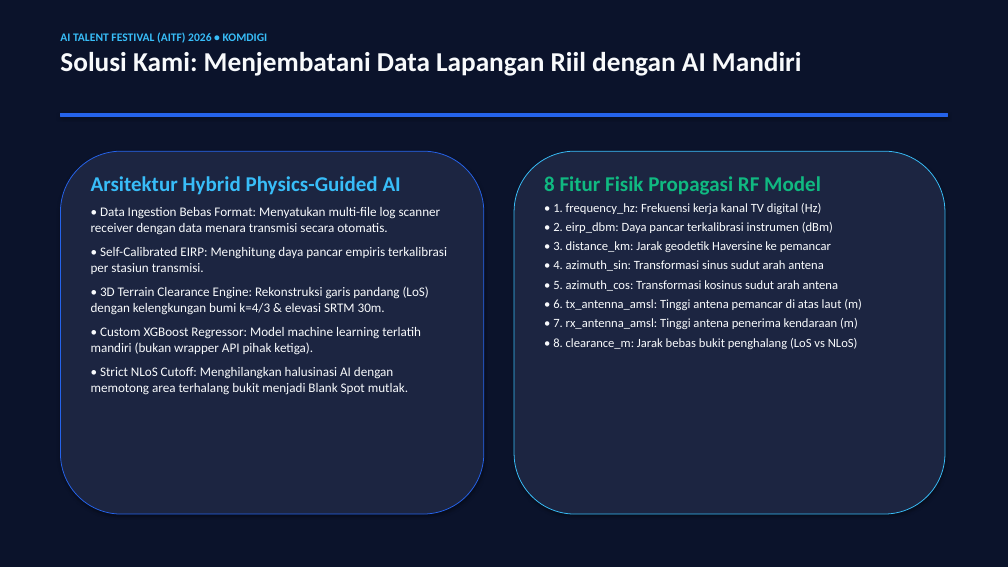
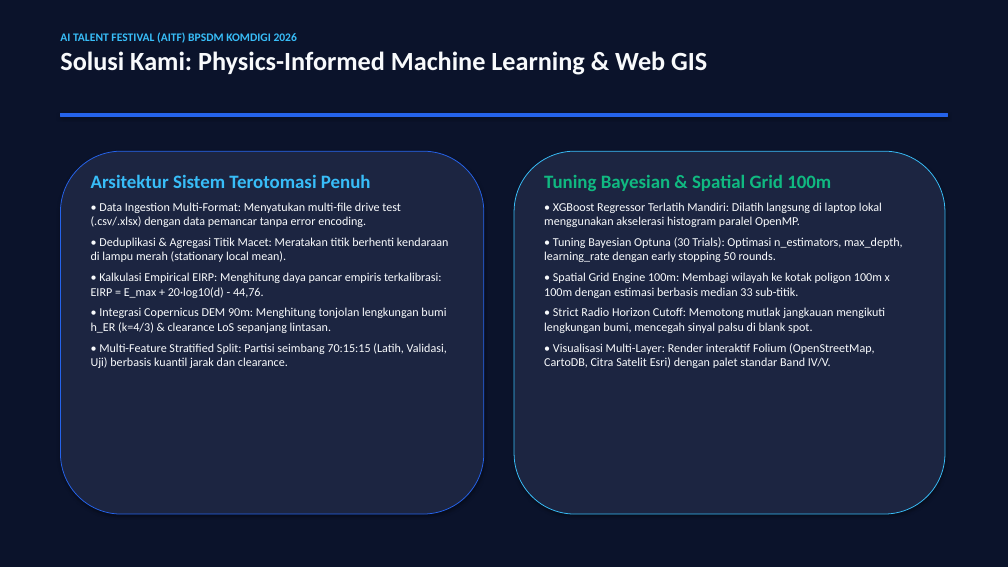
Before and after one commit to afissutaleal/dvbt2, a slide deck: slide 3 of docs/PRESENTASI_REALFIELDAI.pptx. Drawn at 1008x567 pixels with LibreOffice and Linux fonts; fonts in the diff are those of the drawing. Boxes give left, top, right and bottom in pixels: in the first picture for what was removed or moved away, otherwise in the second. Text is boxed around its words. In the diff, an @@ line names an element or a change of style, - is before the commit and + after.

```diff
--- a/docs/PRESENTASI_REALFIELDAI.pptx
+++ b/docs/PRESENTASI_REALFIELDAI.pptx
@@ text at bbox=[60, 32, 707, 75]: text changed; size 26 to 25 pt @@
-AI TALENT FESTIVAL (AITF) 2026 • KOMDIGI
-Solusi Kami: Menjembatani Data Lapangan Riil dengan AI Mandiri
+AI TALENT FESTIVAL (AITF) BPSDM KOMDIGI 2026
+Solusi Kami: Physics-Informed Machine Learning & Web GIS
@@ text at bbox=[91, 174, 449, 368]: text changed; size 12.5 to 11.5 pt @@
-Arsitektur Hybrid Physics-Guided AI
-• Data Ingestion Bebas Format: Menyatukan multi-file log scanner receiver dengan data menara transmisi secara otomatis.
-• Self-Calibrated EIRP: Menghitung daya pancar empiris terkalibrasi per stasiun transmisi.
-• 3D Terrain Clearance Engine: Rekonstruksi garis pandang (LoS) dengan kelengkungan bumi k=4/3 & elevasi SRTM 30m.
-• Custom XGBoost Regressor: Model machine learning terlatih mandiri (bukan wrapper API pihak ketiga).
-• Strict NLoS Cutoff: Menghilangkan halusinasi AI dengan memotong area terhalang bukit menjadi Blank Spot mutlak.
+Arsitektur Sistem Terotomasi Penuh
+• Data Ingestion Multi-Format: Menyatukan multi-file drive test (.csv/.xlsx) dengan data pemancar tanpa error encoding.
+• Deduplikasi & Agregasi Titik Macet: Meratakan titik berhenti kendaraan di lampu merah (stationary local mean).
+• Kalkulasi Empirical EIRP: Menghitung daya pancar empiris terkalibrasi: EIRP = E_max + 20·log10(d) - 44,76.
+• Integrasi Copernicus DEM 90m: Menghitung tonjolan lengkungan bumi h_ER (k=4/3) & clearance LoS sepanjang lintasan.
+• Multi-Feature Stratified Split: Partisi seimbang 70:15:15 (Latih, Validasi, Uji) berbasis kuantil jarak dan clearance.
@@ text at bbox=[544, 175, 903, 368]: text changed; size 12 to 11.5 pt @@
-8 Fitur Fisik Propagasi RF Model
-• 1. frequency_hz: Frekuensi kerja kanal TV digital (Hz)
-• 2. eirp_dbm: Daya pancar terkalibrasi instrumen (dBm)
-• 3. distance_km: Jarak geodetik Haversine ke pemancar
-• 4. azimuth_sin: Transformasi sinus sudut arah antena
-• 5. azimuth_cos: Transformasi kosinus sudut arah antena
-• 6. tx_antenna_amsl: Tinggi antena pemancar di atas laut (m)
-• 7. rx_antenna_amsl: Tinggi antena penerima kendaraan (m)
-• 8. clearance_m: Jarak bebas bukit penghalang (LoS vs NLoS)
+Tuning Bayesian & Spatial Grid 100m
+• XGBoost Regressor Terlatih Mandiri: Dilatih langsung di laptop lokal menggunakan akselerasi histogram paralel OpenMP.
+• Tuning Bayesian Optuna (30 Trials): Optimasi n_estimators, max_depth, learning_rate dengan early stopping 50 rounds.
+• Spatial Grid Engine 100m: Membagi wilayah ke kotak poligon 100m x 100m dengan estimasi berbasis median 33 sub-titik.
+• Strict Radio Horizon Cutoff: Memotong mutlak jangkauan mengikuti lengkungan bumi, mencegah sinyal palsu di blank spot.
+• Visualisasi Multi-Layer: Render interaktif Folium (OpenStreetMap, CartoDB, Citra Satelit Esri) dengan palet standar Band IV/V.
```
Also in this commit, not shown: 4 other slides changed, 2 slides added, 2 slides removed, 2 other files.
